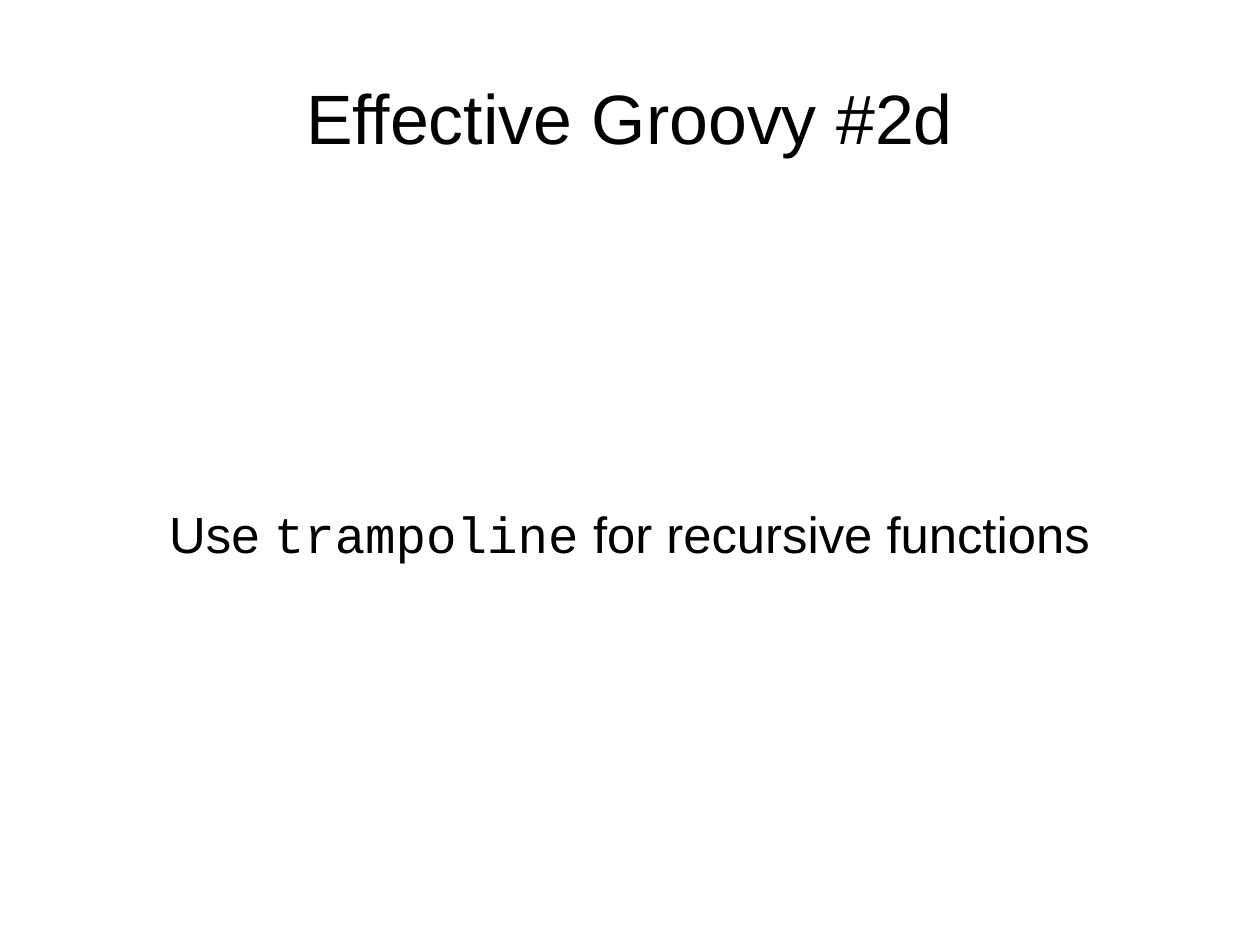
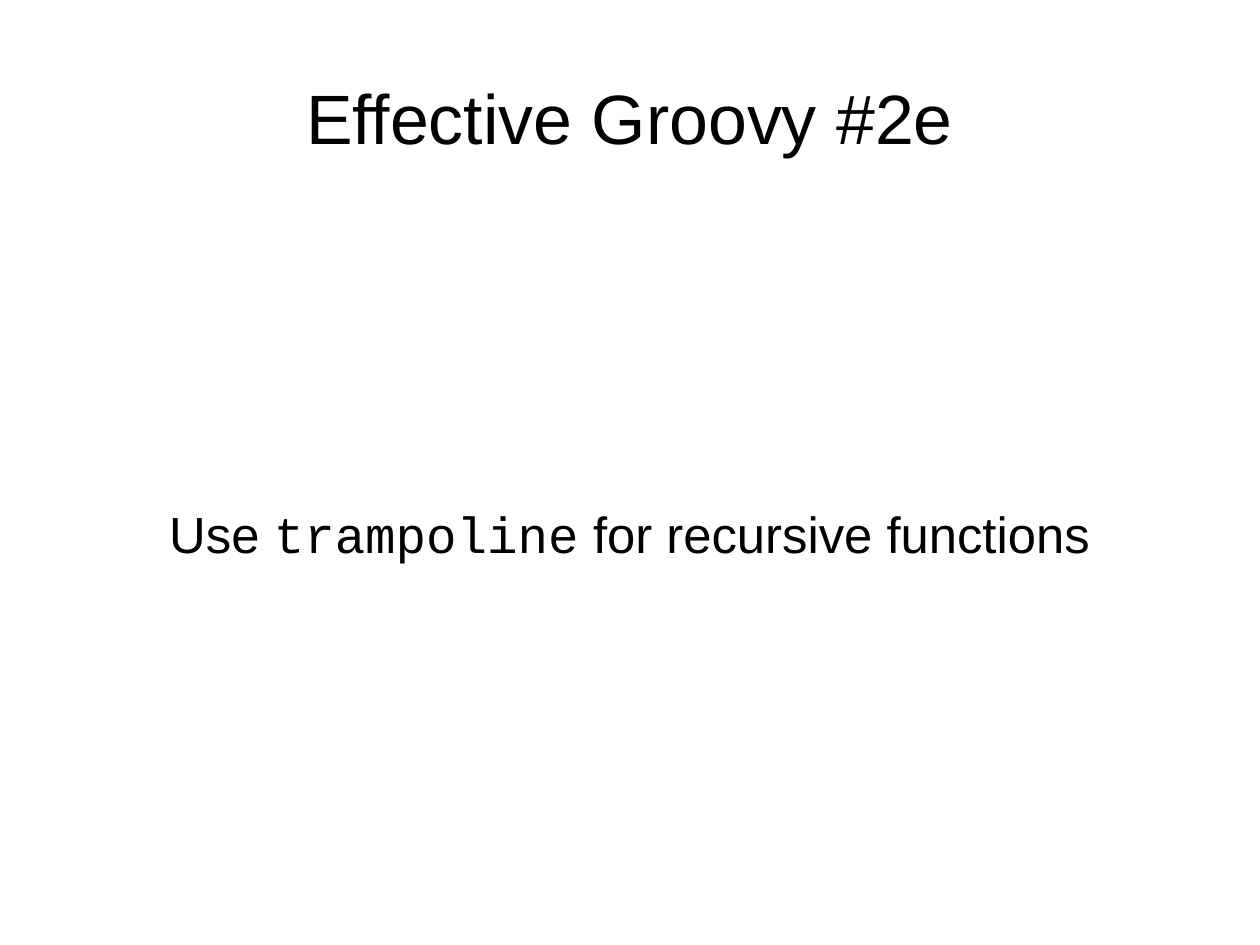
Before and after one commit to HamletDRC/presentations, a slide deck: slide 16 of effectivegroovy/effectivegroovy_springio2011.odp (slide 15 before the commit). Drawn at 1260x945 pixels with LibreOffice and Linux fonts; fonts in the diff are those of the drawing; background and template pictures are left out. Boxes give left, top, right and bottom in pixels: in the first picture for what was removed or moved away, otherwise in the second. Text is boxed around its words. In the diff, an @@ line names an element or a change of style, - is before the commit and + after.

Commit message:
effective grovoy, small slide changes.

```diff
--- a/effectivegroovy/effectivegroovy_springio2011.odp
+++ b/effectivegroovy/effectivegroovy_springio2011.odp
@@ title at [306,93,952,157]: text changed @@
-Effective Groovy #2d
+Effective Groovy #2e
```
Also in this commit, not shown: 9 other slides changed, 1 slide added, 2 other files.
